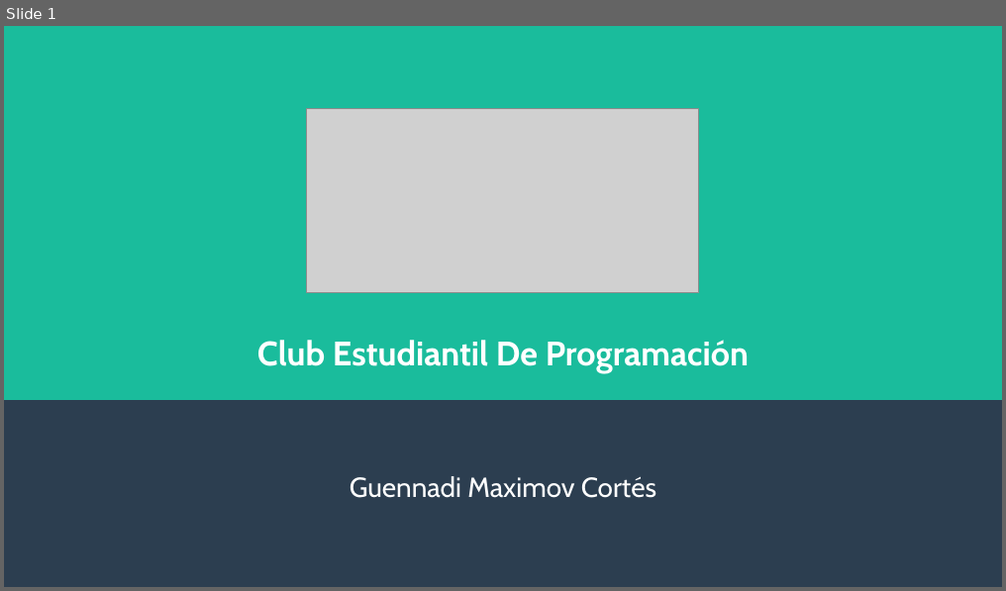
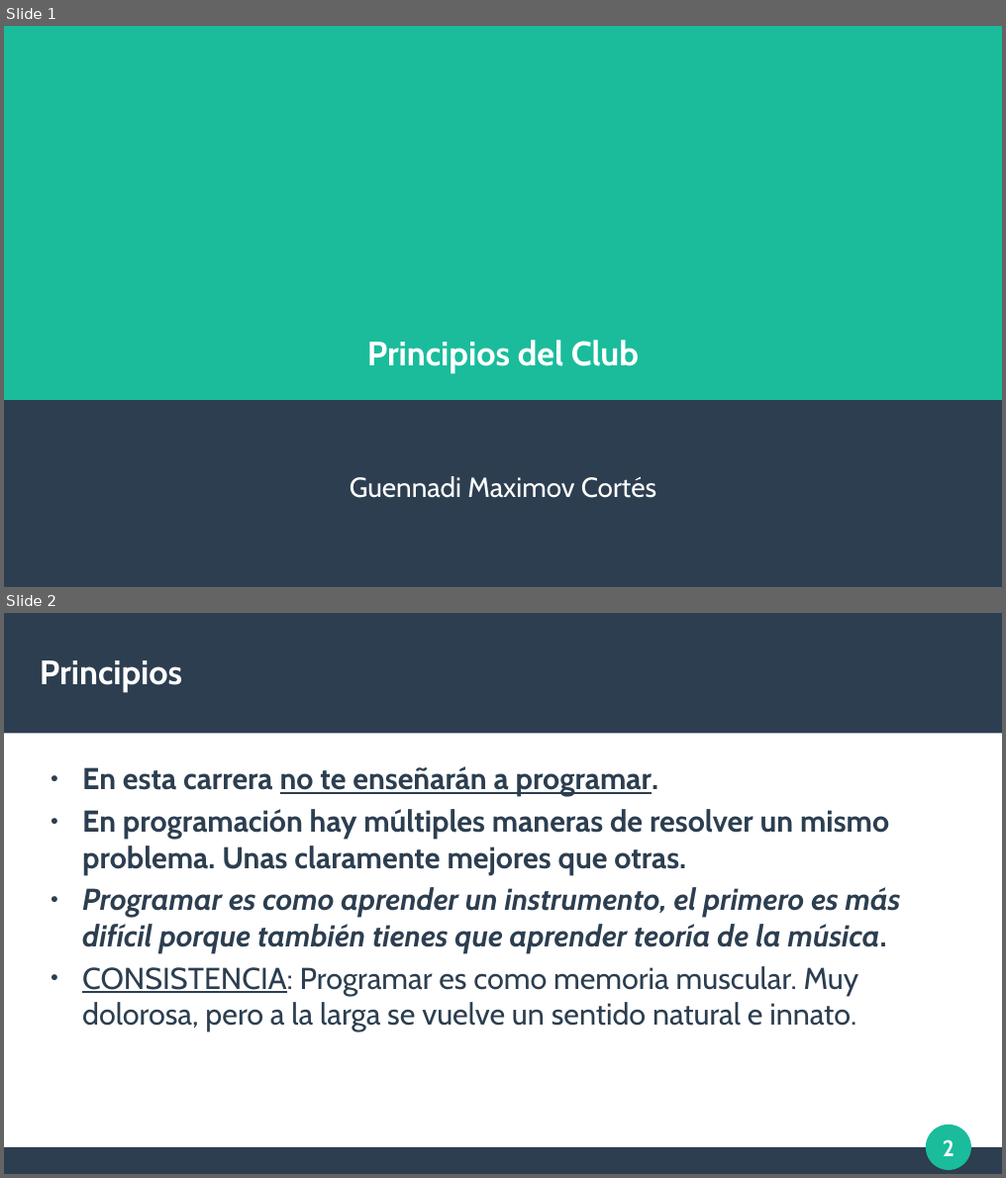
Before and after one commit to DrKJeff16/ClubProgra2023-1, a slide deck: 01_Introduccion/Sesion_1.odp. Shown one above the other, each under a label of ours: slide 1 before the commit, slides 1 and 2 after it. The pictures are 1006x591 and 1006x1178 pixels, drawn with LibreOffice and Linux fonts; fonts in the diff are those of the drawing; grey boxes stand for pictures. Boxes give left, top, right and bottom in pixels: in the first picture for what was removed or moved away, otherwise in the second. Text is boxed around its words. In the diff, an @@ line names an element or a change of style, - is before the commit and + after.

```diff
--- a/01_Introduccion/Sesion_1.odp
+++ b/01_Introduccion/Sesion_1.odp
@@ slide 2 added at bbox=[4, 613, 1002, 1174], background #FFFFFF @@
@@ rectangle added at bbox=[4, 613, 1002, 734], fill #2C3E50 @@
@@ title added at bbox=[40, 661, 182, 692], 27 pt, text #FFFFFF, bold @@
+Principios
@@ text added at bbox=[82, 766, 901, 1032], 24 pt, text #2C3E50, bold @@
+● En esta carrera no te enseñarán a programar.
+● En programación hay múltiples maneras de resolver un mismo problema. Unas claramente mejores que otras.
+● Programar es como aprender un instrumento, el primero es más difícil porque también tienes que aprender teoría de la música.
+● CONSISTENCIA: Programar es como memoria muscular. Muy dolorosa, pero a la larga se vuelve un sentido natural e innato.
@@ ellipse added at bbox=[927, 1126, 971, 1170], fill #1ABC9C, outline #1ABC9C 0.85 pt @@
@@ page number added at bbox=[943, 1140, 954, 1157], 18 pt, text #FFFFFF, bold @@
+2
@@ rectangle added at bbox=[4, 1149, 1002, 1174], fill #2C3E50 @@
@@ slide 1 changed as well @@
@@ picture removed at bbox=[307, 108, 699, 293] @@
@@ title at bbox=[367, 340, 639, 373]: text changed @@
-Club Estudiantil De Programación
+Principios del Club
```
Also in this commit, not shown: 1 other slide added, 4 slides removed, 2 other files.
